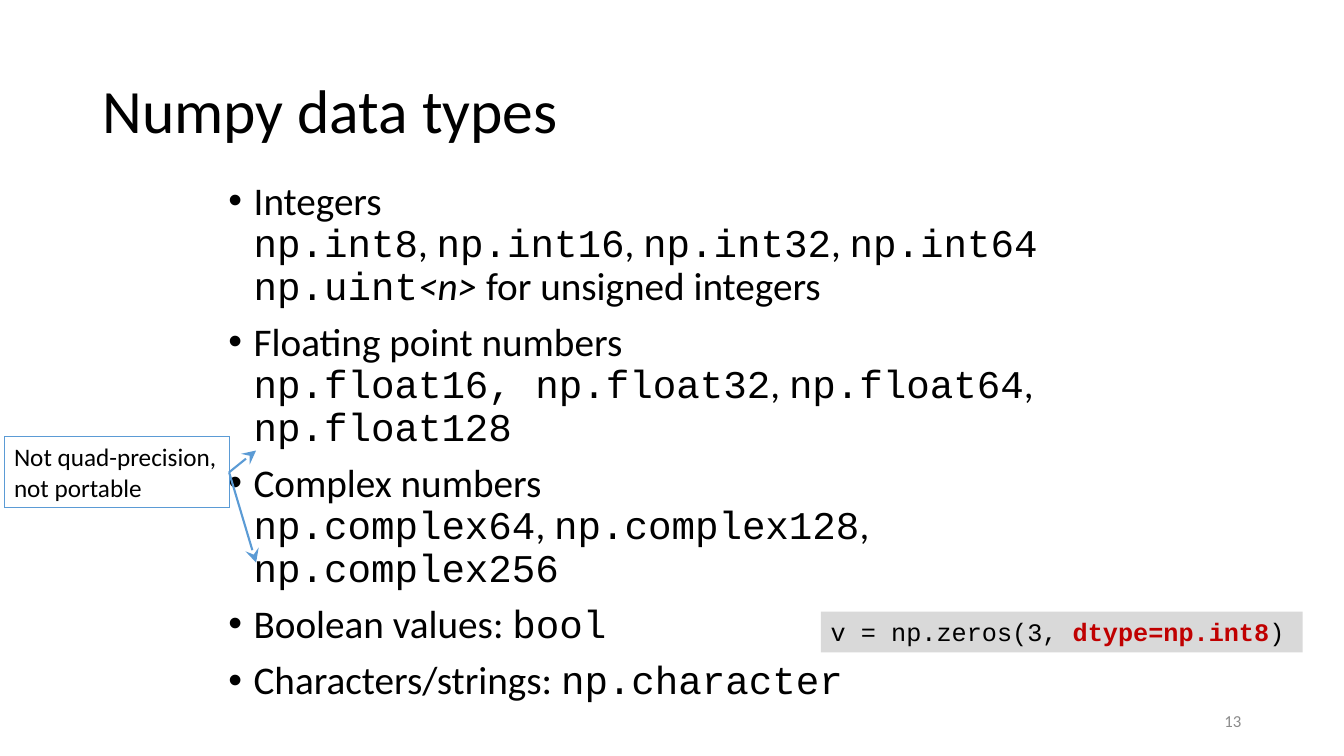
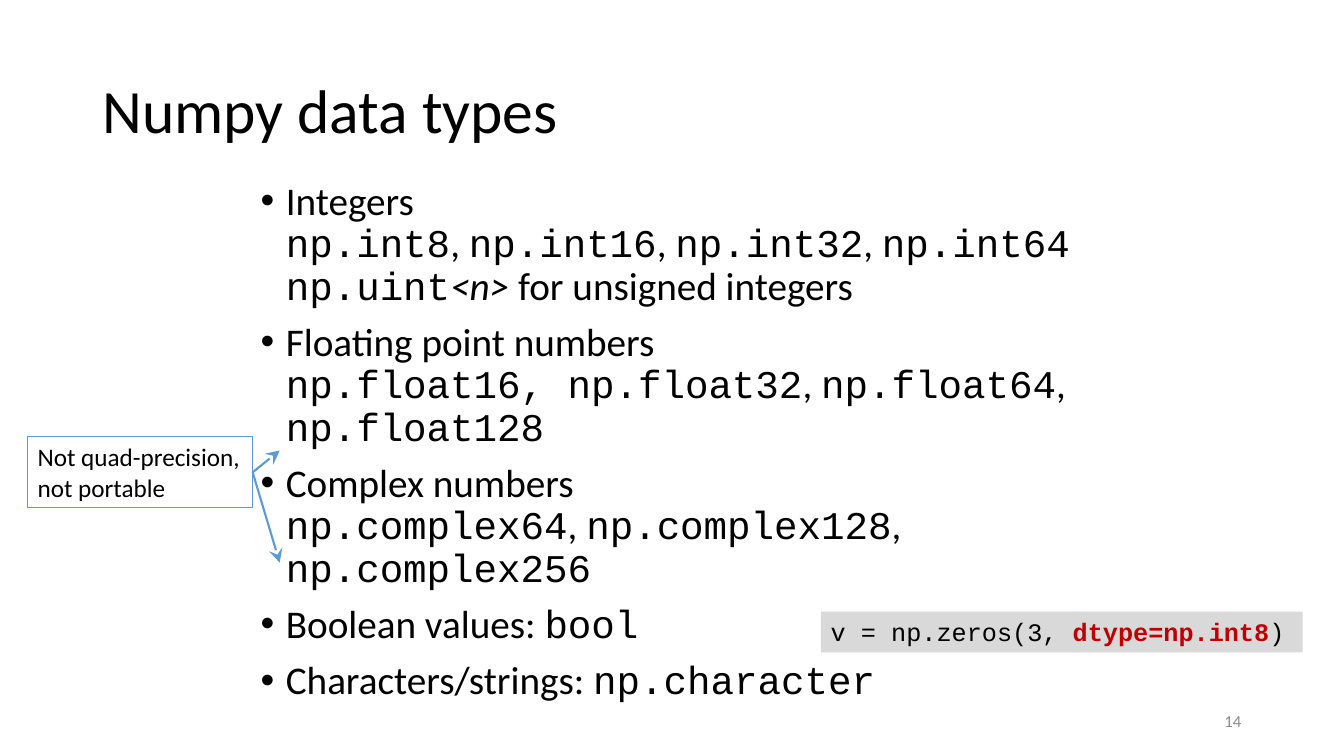
Before and after one commit to gjbex/Scientific-Python, a slide deck: slide 14 of scientific_python.pptx (slide 13 before the commit). Drawn at 1344x756 pixels with LibreOffice and Linux fonts; fonts in the diff are those of the drawing. Boxes give left, top, right and bottom in pixels: in the first picture for what was removed or moved away, otherwise in the second. Text is boxed around its words. In the diff, an @@ line names an element or a change of style, - is before the commit and + after.

```diff
--- a/scientific_python.pptx
+++ b/scientific_python.pptx
@@ text "Integers np.int8, np.int16, np.int32, np.int64 ...": place and size @@
-text "Integers np.int8, np.int16, np.int32, np.int64 ..." at box(254, 190, 1038, 702)
+text "Integers np.int8, np.int16, np.int32, np.int64 ..." at box(286, 190, 1070, 702)
@@ 2 arrows, 1 rectangle: place and size @@
-2 arrows, 1 rectangle at box(4, 437, 256, 563)
+2 arrows, 1 rectangle at box(27, 437, 279, 563)
@@ page number at box(1224, 716, 1241, 727): text changed @@
-13
+14
```
Also in this commit, not shown: 7 other slides changed, 1 slide added.
